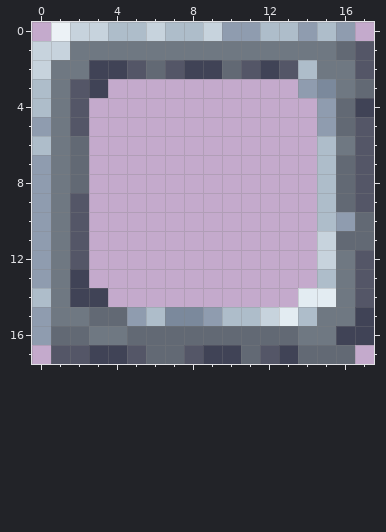
Pixel-art sprite: game/textures/button_upgrd_3.png. Above is the file before it was changed.
The file is 144x144 pixels, drawn in blocks of 8x8; one block is one cell here. Colours within 5 levels of each other are drawn and written as one.
Now the later version:
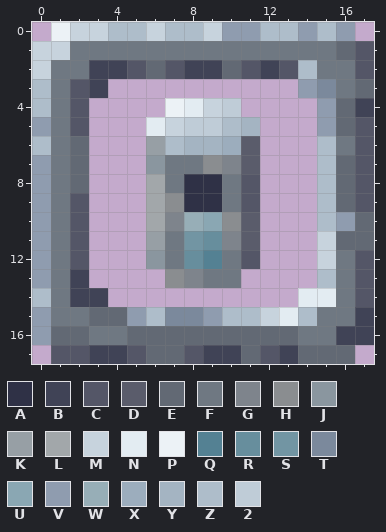
Palette (. is transparent): A #2f3146  B #404356  C #545667  D #5a5c6b  E #626974  F #6f7882  G #7e848c  H #8a8d90  J #8a969f  K #979fa5  L #a2a7aa  M #c7d3dd  N #e3ecf2  P #ecf2f6  Q #548193  R #678e9d  S #7295a3  T #7b899c  U #8aa7b3  V #8f9caf  W #97aeb7  X #9cadbd  Y #a4b4c2  Z #aebdca  2 #bfccd7
What changed:
Changed rows in their new state; - is an unchanged pixel.
first column x 6:
 4 -PNM2-
 5 NM22ZY
 6 KZYYXD
 7 JFFHGD
 8 LFAAFC
 9 LHAAFC
10 LGWUHD
11 KFSRGD
12 JFRQFC
13 -HGFF-
